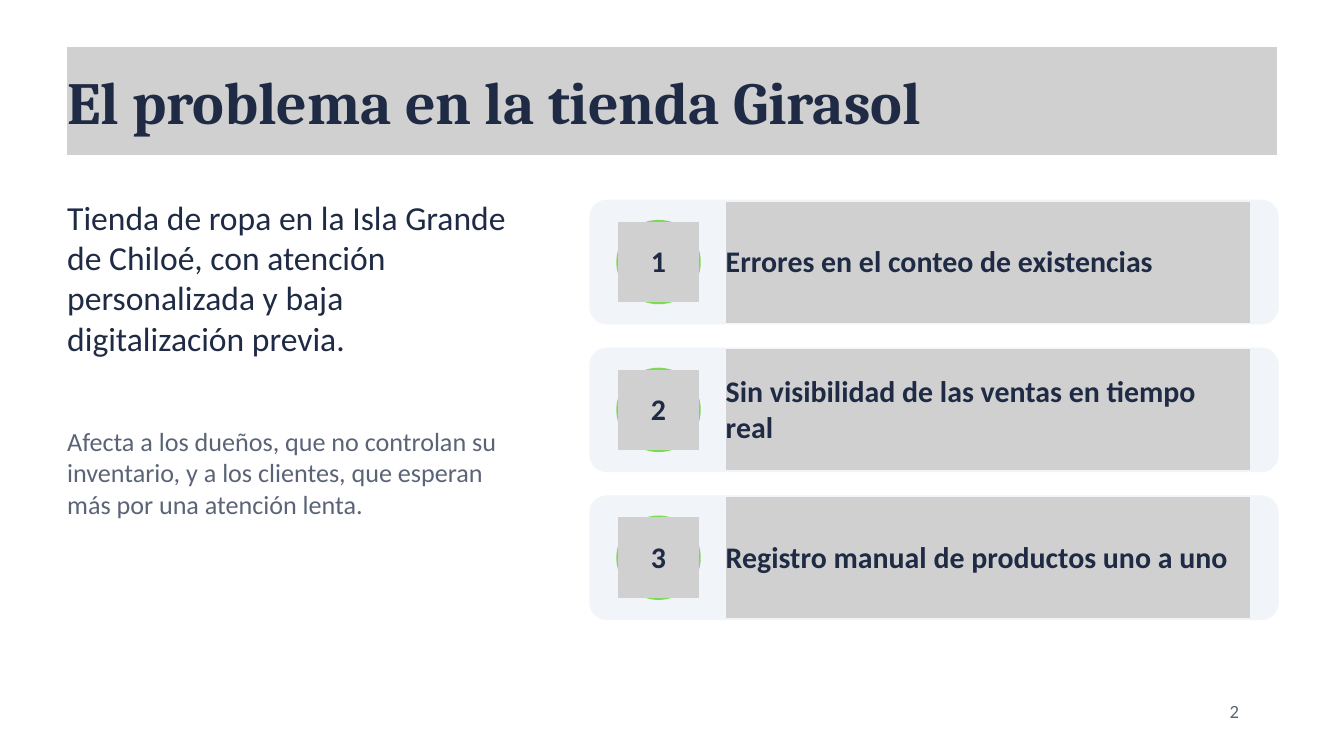
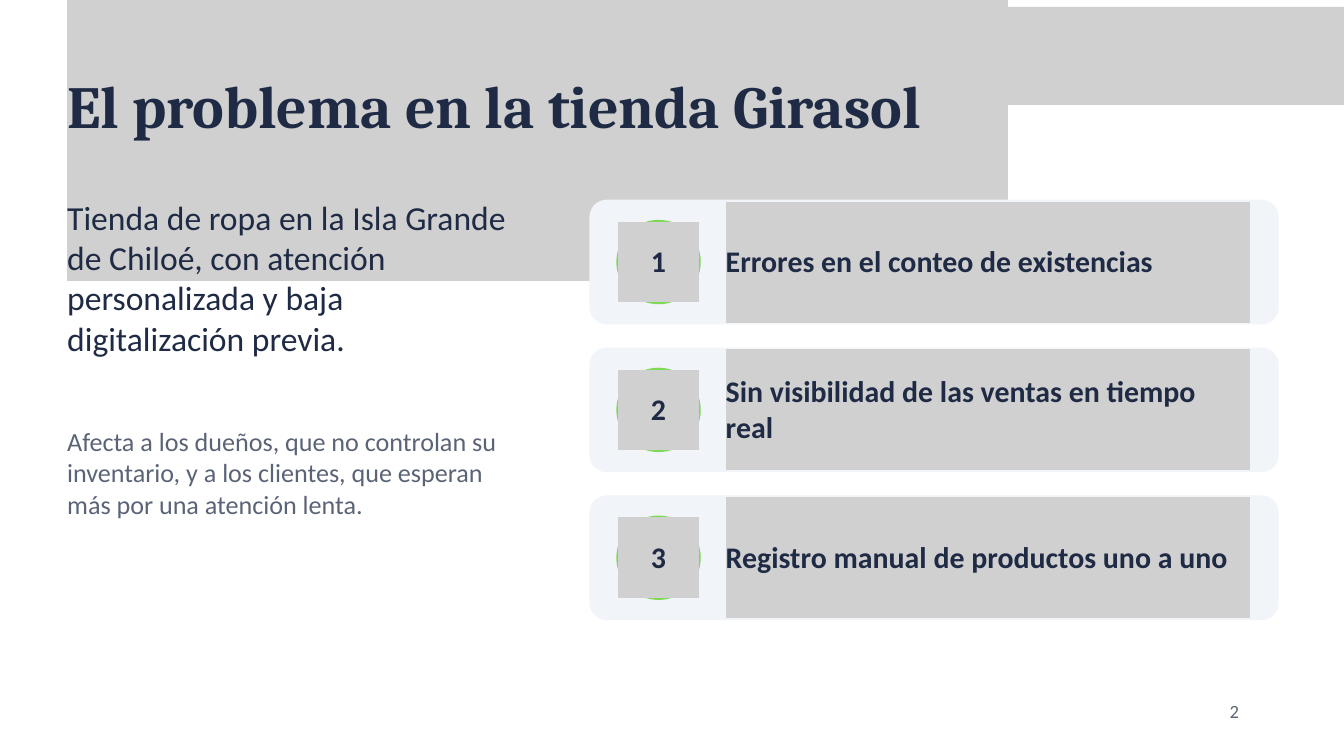
Before and after one commit to Ghost14643/pt-inventario-girasol, a slide deck: slide 2 of Fase 2/Evidencias Proyecto/Presentacion_EasyStock.pptx. Drawn at 1344x756 pixels with LibreOffice and Linux fonts; fonts in the diff are those of the drawing; grey boxes stand for pictures. Boxes give left, top, right and bottom in pixels: in the first picture for what was removed or moved away, otherwise in the second. Text is boxed around its words. In the diff, an @@ line names an element or a change of style, - is before the commit and + after.

```diff
--- a/Fase 2/Evidencias Proyecto/Presentacion_EasyStock.pptx
+++ b/Fase 2/Evidencias Proyecto/Presentacion_EasyStock.pptx
@@ picture: place and size @@
-picture at (67, 47, 1277, 155)
+picture at (67, 0, 1008, 281)
@@ text "El problema en la tienda ...": place and size @@
-text "El problema en la tienda ..." at (67, 82, 921, 137)
+text "El problema en la tienda ..." at (67, 86, 921, 141)
@@ picture added at (946, 7, 1344, 105) @@
```
Also in this commit, not shown: 10 other slides changed.
